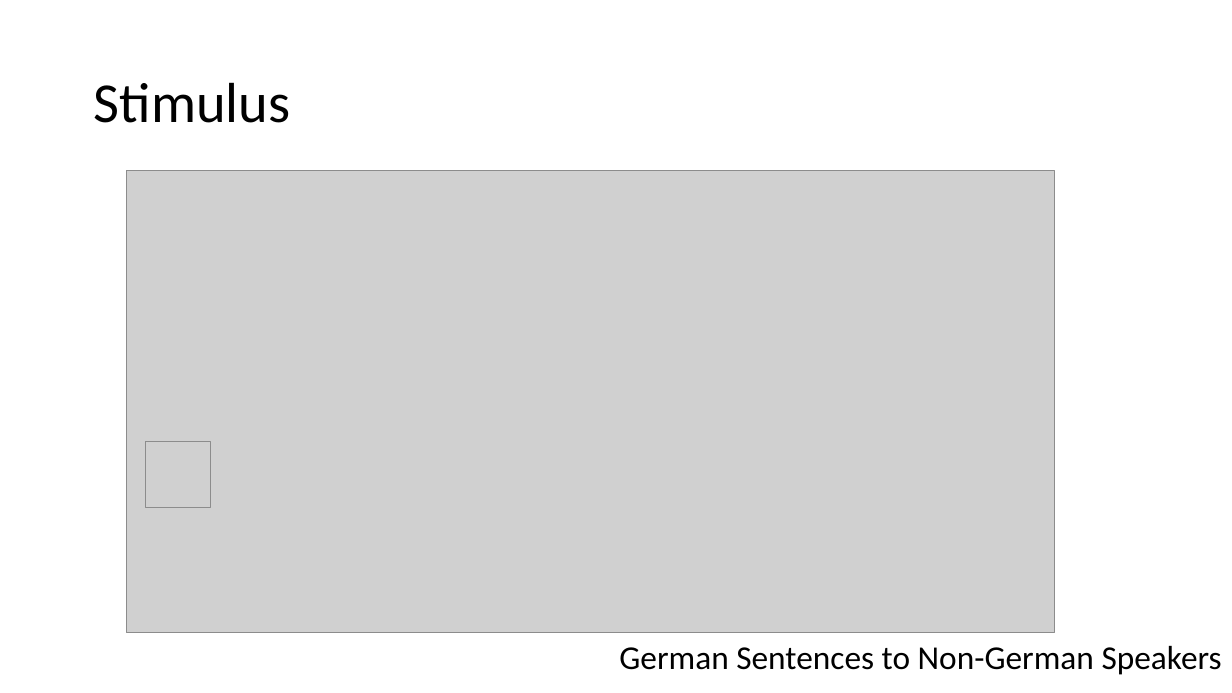
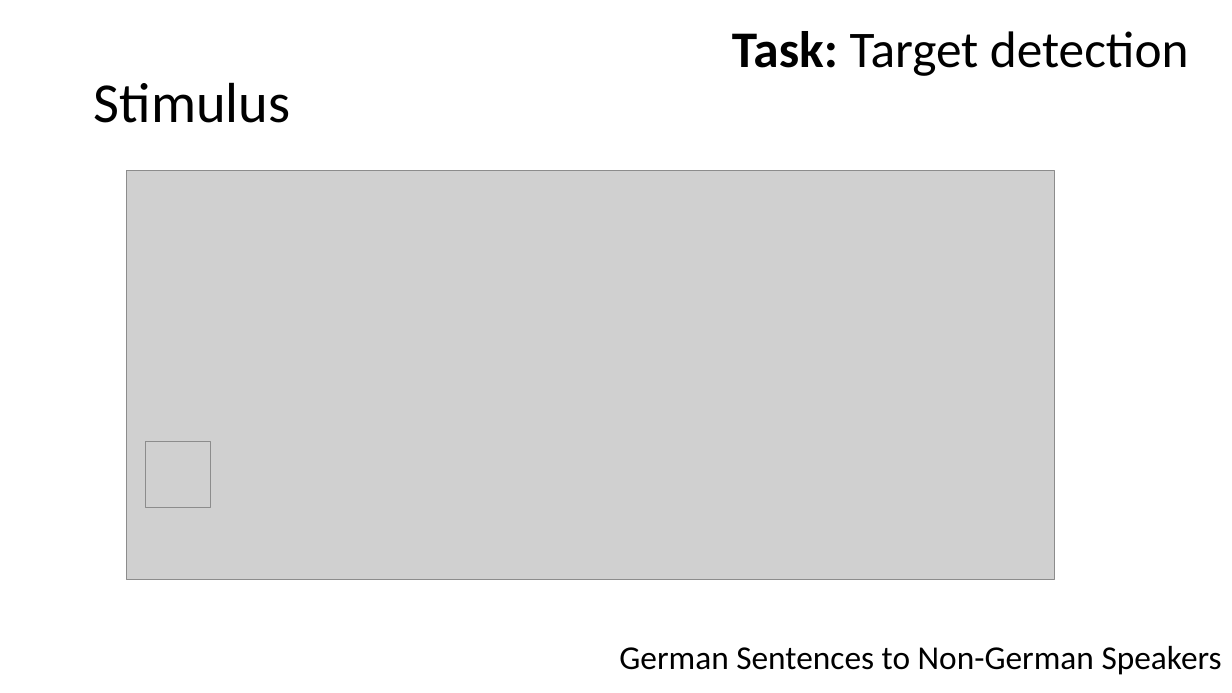
Before and after one commit to haberdashPI/german_track, a slide deck: slide 20 of presentations/ARO_2021/adapting_auditory_attention.pptx (slide 21 before the commit). Drawn at 1232x693 pixels with LibreOffice and Linux fonts; fonts in the diff are those of the drawing; grey boxes stand for pictures. Boxes give left, top, right and bottom in pixels: in the first picture for what was removed or moved away, otherwise in the second. Text is boxed around its words. In the diff, an @@ line names an element or a change of style, - is before the commit and + after.

```diff
--- a/presentations/ARO_2021/adapting_auditory_attention.pptx
+++ b/presentations/ARO_2021/adapting_auditory_attention.pptx
@@ text added at [732,31,1189,76], 40 pt, text #000000 @@
+Task: Target detection
@@ picture: place and size @@
-picture at [127,171,1055,633]
+picture at [127,171,1055,580]
```
Also in this commit, not shown: 24 other slides changed, 24 slides added, 21 slides removed, 2 other files.
